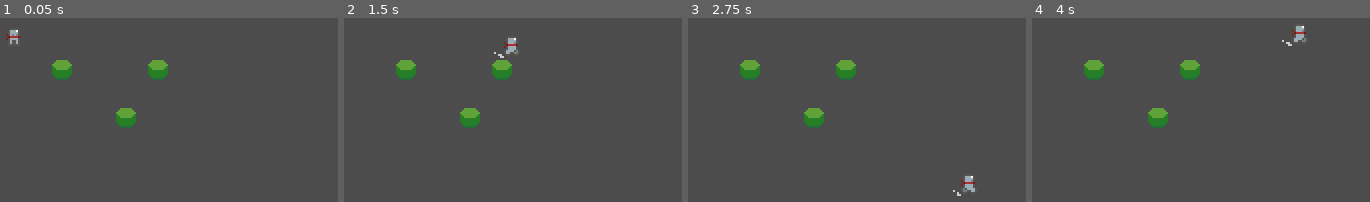
Above: before the commit, frames 1-4 (left to right).
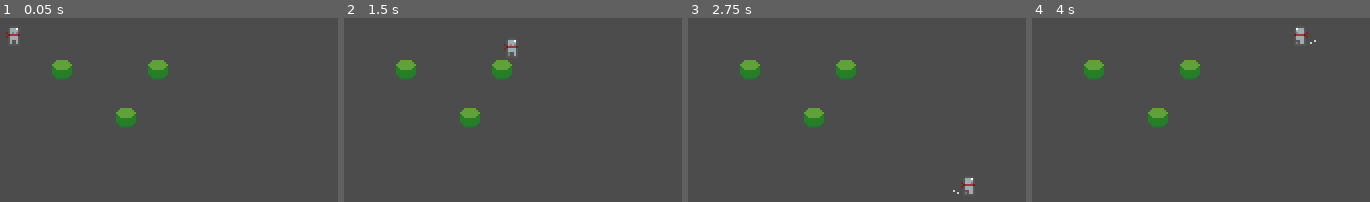
Above: after the commit, the same moments.

Repository: jxprovost/Final_Project-Team_5
Game: Godot game, scene res://World/World.tscn
Two runs of this game, one before a commit and one after it. Both use one fixed random seed, a clock stepped at 60 frames per second and the inputs below.
Inputs:
- Up to frame 1 (0.05 s): no input
- Up to frame 2 (1.5 s): tap Enter at 0.5 s; hold Right (ui_right) 0.53-1.28 s; hold Down (ui_down) from 1.28 s (still down)
- Up to frame 3 (2.75 s): release Down (ui_down) at 2.03 s; hold Right (ui_right) from 2.03 s (still down)
- Up to frame 4 (4 s): release Right (ui_right) at 2.78 s; hold Up (ui_up) 2.78-3.53 s; hold Left (ui_left) from 3.53 s (still down)

The runs differ from the first frame. In frame 1, 0.1% of the frame differs, in the area x 1-6%, y 5-12%; in frame 2, 0.2%; in frame 3, 0.2%; in frame 4, 0.3%, in the area x 73-85%, y 4-16%.

Commit message:
Update Player animations to use AnimationPlayer

Diff:
--- a/Project/Player/Player.gd
+++ b/Project/Player/Player.gd
@@ -6,7 +6,7 @@
 
 var _velocity = Vector2.ZERO
 
-onready var animatedSprite = $AnimatedSprite
+onready var animation_player = $AnimationPlayer
 
 
 func _physics_process(delta):
@@ -16,10 +16,17 @@
 	input_vector = input_vector.normalized()
 
 	if input_vector != Vector2.ZERO:
-		animatedSprite.play("Run")
+		if input_vector.x > 0:
+			animation_player.play("RunRight")
+		elif input_vector.x < 0:
+			animation_player.play("RunLeft")
+		elif input_vector.y > 0:
+			animation_player.play("RunDown")
+		elif input_vector.y < 0:
+			animation_player.play("RunUp")
 		_velocity = _velocity.move_toward(input_vector * _MAX_SPEED, _ACCELERATION * delta)
 	else:
-		animatedSprite.play("Idle")
+		animation_player.play("Idle")
 		_velocity = _velocity.move_toward(Vector2.ZERO, _FRICTION * delta)
 
 	print(_velocity)
--- a/Project/Player/Player.tscn
+++ b/Project/Player/Player.tscn
@@ -1,59 +1,117 @@
-[gd_scene load_steps=11 format=2]
+[gd_scene load_steps=9 format=2]
 
-[ext_resource path="res://Player/Player_Idle.png" type="Texture" id=1]
 [ext_resource path="res://Player/Player.gd" type="Script" id=2]
-
-[sub_resource type="AtlasTexture" id=5]
-atlas = ExtResource( 1 )
-region = Rect2( 0, 32, 32, 32 )
-
-[sub_resource type="AtlasTexture" id=6]
-atlas = ExtResource( 1 )
-region = Rect2( 32, 32, 32, 32 )
-
-[sub_resource type="AtlasTexture" id=7]
-atlas = ExtResource( 1 )
-region = Rect2( 64, 32, 32, 32 )
-
-[sub_resource type="AtlasTexture" id=8]
-atlas = ExtResource( 1 )
-region = Rect2( 96, 32, 32, 32 )
-
-[sub_resource type="AtlasTexture" id=1]
-atlas = ExtResource( 1 )
-region = Rect2( 0, 0, 32, 32 )
-
-[sub_resource type="AtlasTexture" id=2]
-atlas = ExtResource( 1 )
-region = Rect2( 32, 0, 32, 32 )
-
-[sub_resource type="SpriteFrames" id=3]
-animations = [ {
-"frames": [ SubResource( 5 ), SubResource( 6 ), SubResource( 7 ), SubResource( 8 ) ],
-"loop": true,
-"name": "Run",
-"speed": 8.0
-}, {
-"frames": [ SubResource( 1 ), SubResource( 2 ) ],
-"loop": true,
-"name": "Idle",
-"speed": 5.0
-} ]
+[ext_resource path="res://Player/player_sprite_sheet.png" type="Texture" id=3]
 
 [sub_resource type="CapsuleShape2D" id=4]
 radius = 1.0
 height = 4.0
 
+[sub_resource type="Animation" id=5]
+resource_name = "Idle"
+length = 0.5
+loop = true
+step = 0.05
+tracks/0/type = "value"
+tracks/0/path = NodePath("Sprite:frame")
+tracks/0/interp = 1
+tracks/0/loop_wrap = true
+tracks/0/imported = false
+tracks/0/enabled = true
+tracks/0/keys = {
+"times": PoolRealArray( 0, 0.25 ),
+"transitions": PoolRealArray( 1, 1 ),
+"update": 1,
+"values": [ 0, 1 ]
+}
+
+[sub_resource type="Animation" id=7]
+resource_name = "RunDown"
+length = 0.6
+loop = true
+tracks/0/type = "value"
+tracks/0/path = NodePath("Sprite:frame")
+tracks/0/interp = 1
+tracks/0/loop_wrap = true
+tracks/0/imported = false
+tracks/0/enabled = true
+tracks/0/keys = {
+"times": PoolRealArray( 0, 0.1, 0.2, 0.3, 0.4, 0.5 ),
+"transitions": PoolRealArray( 1, 1, 1, 1, 1, 1 ),
+"update": 1,
+"values": [ 14, 15, 16, 17, 18, 19 ]
+}
+
+[sub_resource type="Animation" id=8]
+resource_name = "RunLeft"
+length = 0.6
+loop = true
+tracks/0/type = "value"
+tracks/0/path = NodePath("Sprite:frame")
+tracks/0/interp = 1
+tracks/0/loop_wrap = true
+tracks/0/imported = false
+tracks/0/enabled = true
+tracks/0/keys = {
+"times": PoolRealArray( 0, 0.1, 0.2, 0.3, 0.4, 0.5 ),
+"transitions": PoolRealArray( 1, 1, 1, 1, 1, 1 ),
+"update": 1,
+"values": [ 8, 9, 10, 11, 12, 13 ]
+}
+
+[sub_resource type="Animation" id=6]
+resource_name = "RunRight"
+length = 0.6
+loop = true
+tracks/0/type = "value"
+tracks/0/path = NodePath("Sprite:frame")
+tracks/0/interp = 1
+tracks/0/loop_wrap = true
+tracks/0/imported = false
+tracks/0/enabled = true
+tracks/0/keys = {
+"times": PoolRealArray( 0, 0.1, 0.2, 0.3, 0.4, 0.5 ),
+"transitions": PoolRealArray( 1, 1, 1, 1, 1, 1 ),
+"update": 1,
+"values": [ 2, 3, 4, 5, 6, 7 ]
+}
+
+[sub_resource type="Animation" id=9]
+resource_name = "RunUp"
+length = 0.6
+loop = true
+tracks/0/type = "value"
+tracks/0/path = NodePath("Sprite:frame")
+tracks/0/interp = 1
+tracks/0/loop_wrap = true
+tracks/0/imported = false
+tracks/0/enabled = true
+tracks/0/keys = {
+"times": PoolRealArray( 0, 0.1, 0.2, 0.3, 0.4, 0.5 ),
+"transitions": PoolRealArray( 1, 1, 1, 1, 1, 1 ),
+"update": 1,
+"values": [ 20, 21, 22, 23, 24, 25 ]
+}
+
 [node name="Player" type="KinematicBody2D"]
 script = ExtResource( 2 )
 
-[node name="AnimatedSprite" type="AnimatedSprite" parent="."]
-position = Vector2( 1, -5 )
-frames = SubResource( 3 )
-animation = "Idle"
+[node name="Sprite" type="Sprite" parent="."]
+position = Vector2( 0, -5 )
+texture = ExtResource( 3 )
+hframes = 26
 frame = 1
-playing = true
 
 [node name="CollisionShape2D" type="CollisionShape2D" parent="."]
 rotation = -1.5708
 shape = SubResource( 4 )
+
+[node name="AnimationPlayer" type="AnimationPlayer" parent="."]
+autoplay = "Idle"
+anims/Idle = SubResource( 5 )
+anims/RunDown = SubResource( 7 )
+anims/RunLeft = SubResource( 8 )
+anims/RunRight = SubResource( 6 )
+anims/RunUp = SubResource( 9 )
+
+[node name="AnimationTree" type="AnimationTree" parent="."]
Binary file changed: Project/Player/Player_Idle.png
Binary file added: Project/Player/player_sprite_sheet.png
Not shown, added: Project/Player/player_sprite_sheet.png.import
